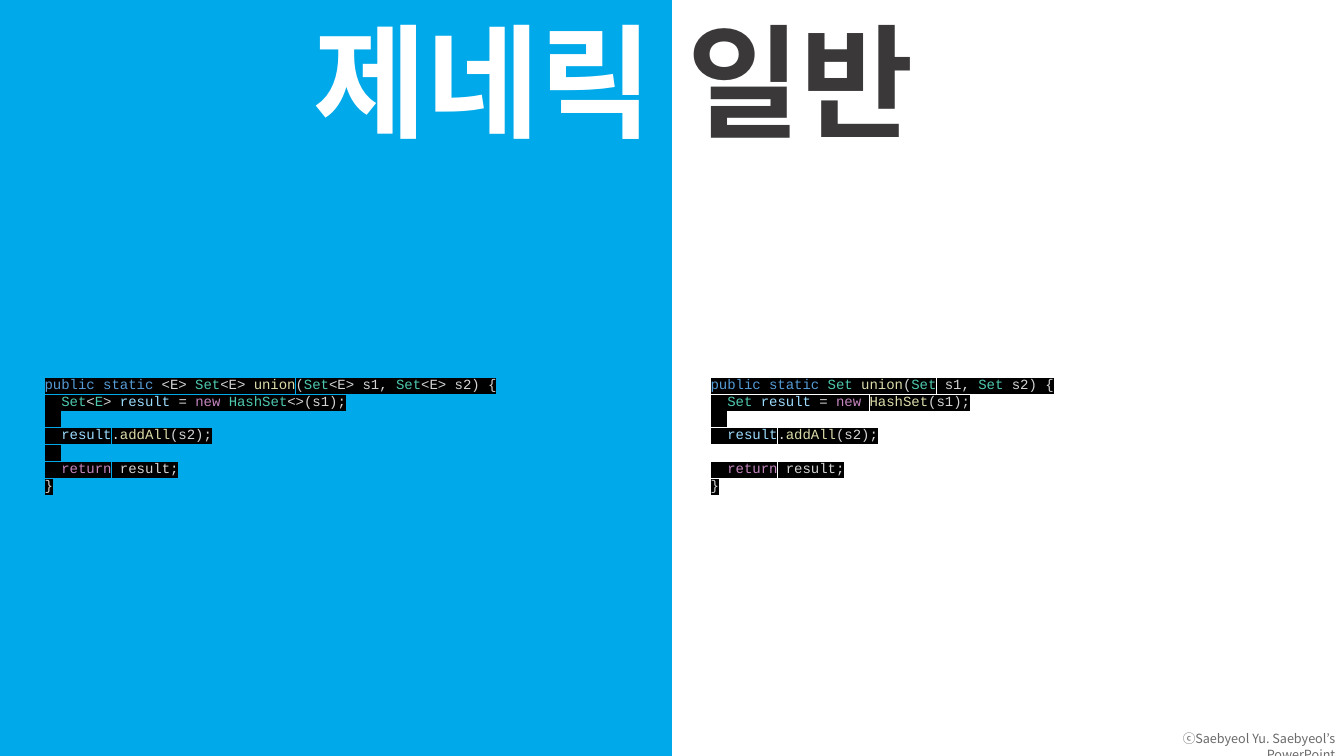
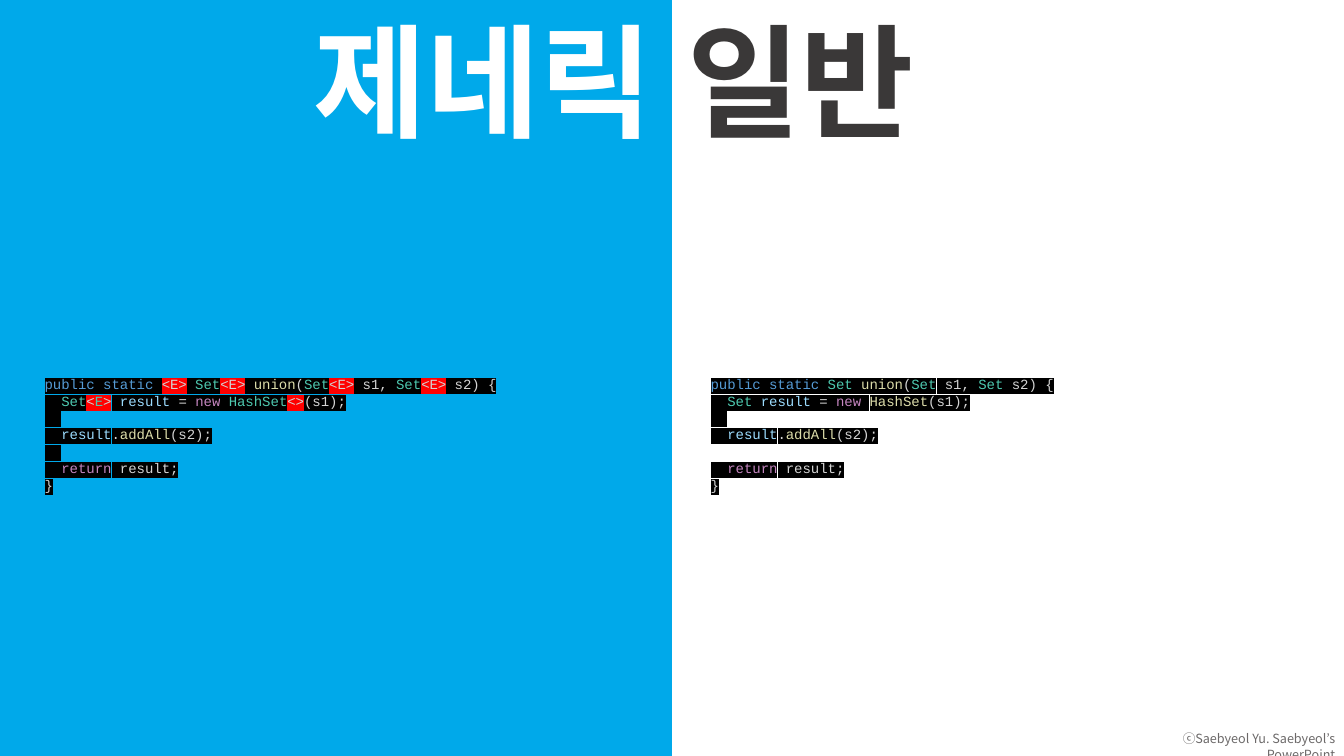
Before and after one commit to ProsyncStudy/EffectiveJava_3e, a slide deck: slide 20 of markdown/ch5.pptx (slide 19 before the commit). Drawn at 1344x756 pixels with LibreOffice and Linux fonts; fonts in the diff are those of the drawing. Boxes give left, top, right and bottom in pixels: in the first picture for what was removed or moved away, otherwise in the second. Text is boxed around its words. In the diff, an @@ line names an element or a change of style, - is before the commit and + after.

```diff
--- a/markdown/ch5.pptx
+++ b/markdown/ch5.pptx
@@ text at bbox=[45, 379, 480, 411]: highlight #000000 to #FF0000 in "<E> Set<E> union(Set<E> Set<E>", "Set<E> HashSet<>(s1);" @@
```
Also in this commit, not shown: 3 other slides changed, 1 slide added.
